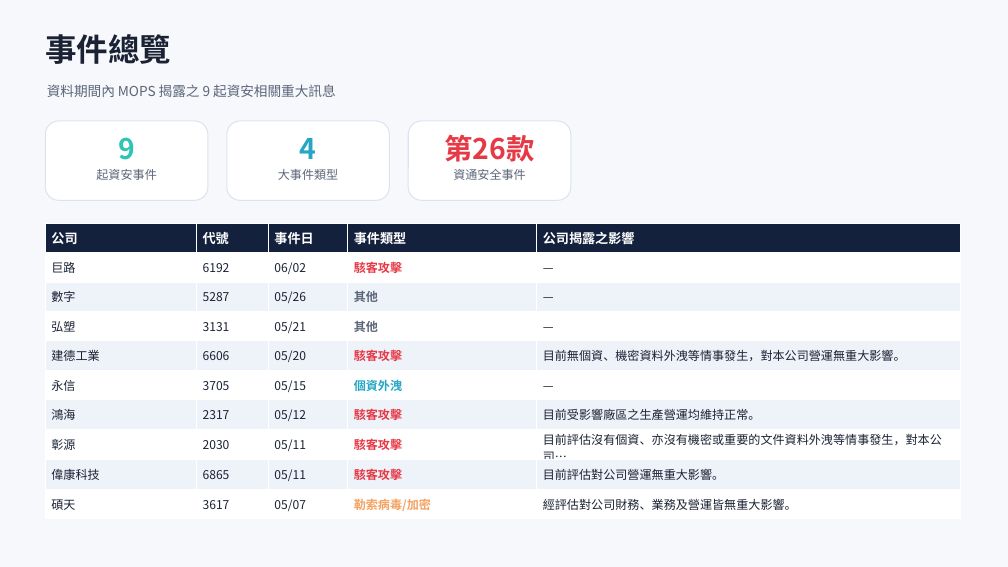
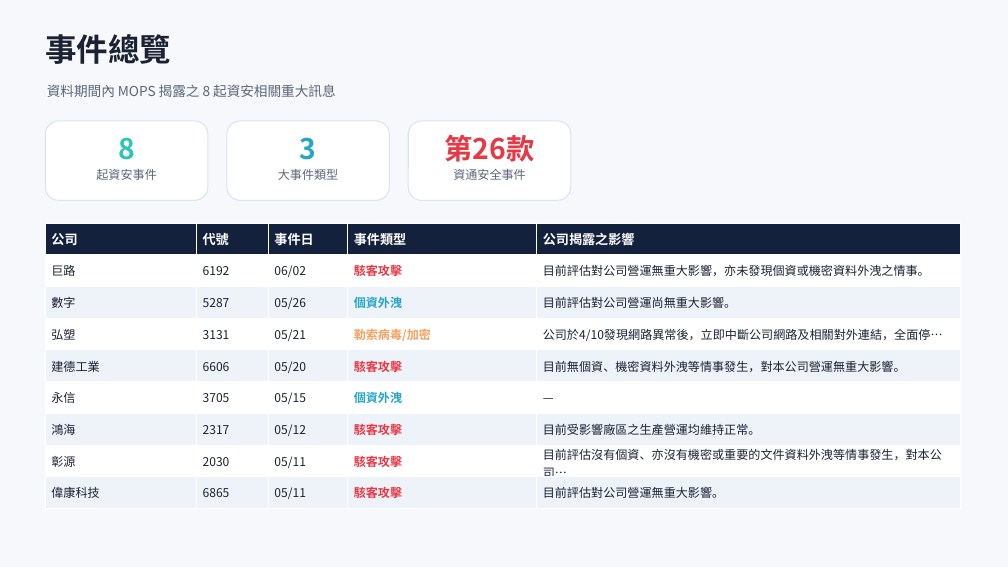
Before and after one commit to Johnnylin77/mops-isec-monitor, a slide deck: slide 2 of 資安事件因應分析.pptx. Drawn at 1008x567 pixels with LibreOffice and Linux fonts; fonts in the diff are those of the drawing. Boxes give left, top, right and bottom in pixels: in the first picture for what was removed or moved away, otherwise in the second. Text is boxed around its words. In the diff, an @@ line names an element or a change of style, - is before the commit and + after.

```diff
--- a/資安事件因應分析.pptx
+++ b/資安事件因應分析.pptx
@@ text at <box>118,137,135,160</box>: text changed @@
-9
+8
@@ text at <box>300,137,317,160</box>: text changed @@
-4
+3
@@ table at <box>45,223,960,509</box> @@
-row 2, column 5: —
+row 2, column 5: 目前評估對公司營運無重大影響，亦未發現個資或機密資料外洩之情事。
-row 3, column 4: 其他
+row 3, column 4: 個資外洩
-row 3, column 5: —
+row 3, column 5: 目前評估對公司營運尚無重大影響。
-row 4, column 4: 其他
+row 4, column 4: 勒索病毒/加密
-row 4, column 5: —
+row 4, column 5: 公司於4/10發現網路異常後，立即中斷公司網路及相關對外連結，全面停…
-row 10: 碩天 | 3617 | 05/07 | 勒索病毒/加密 | 經評估對公司財務、業務及營運皆無重大影響。
```
Also in this commit, not shown: 4 other slides changed, 1 slide removed, 2 other files.
